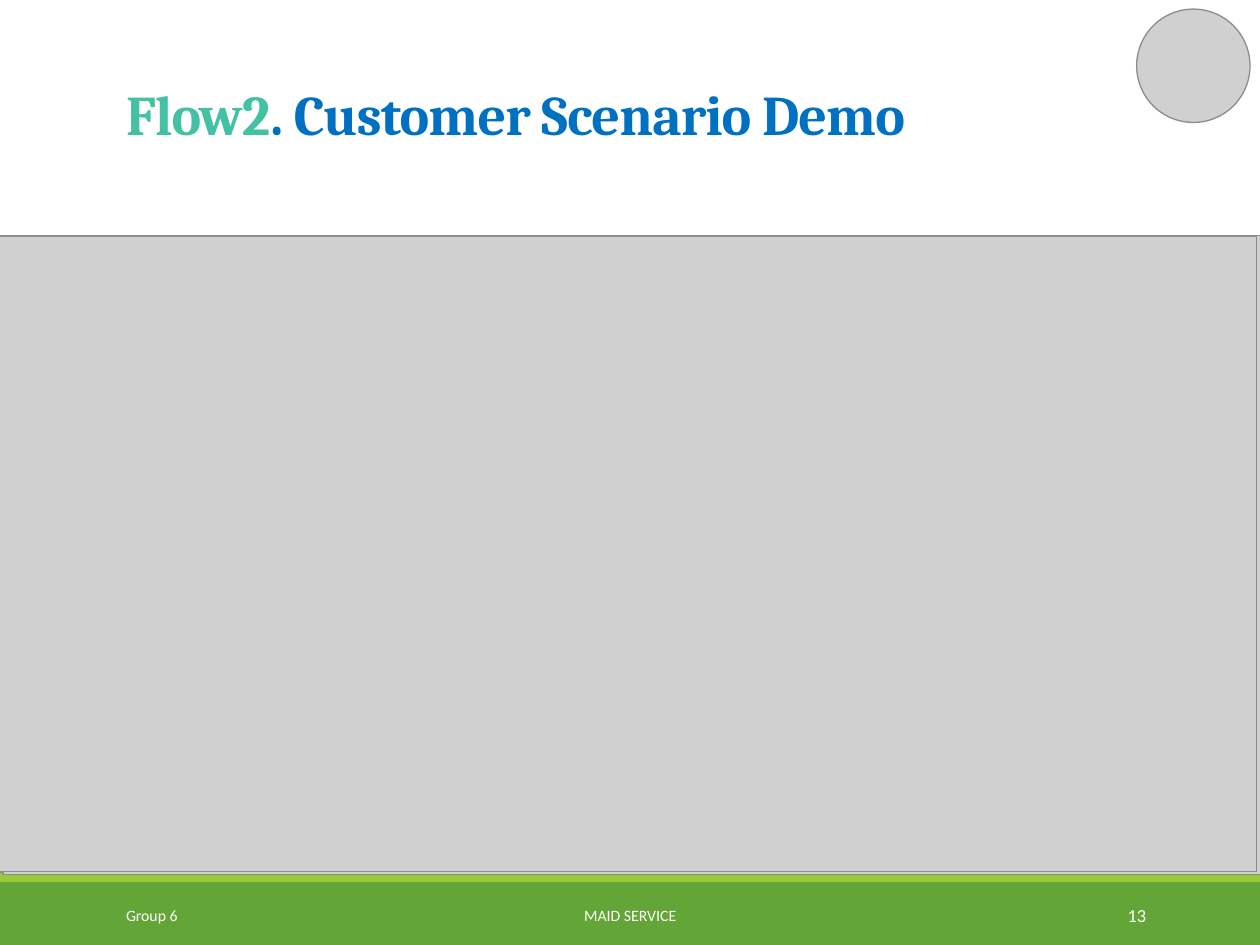
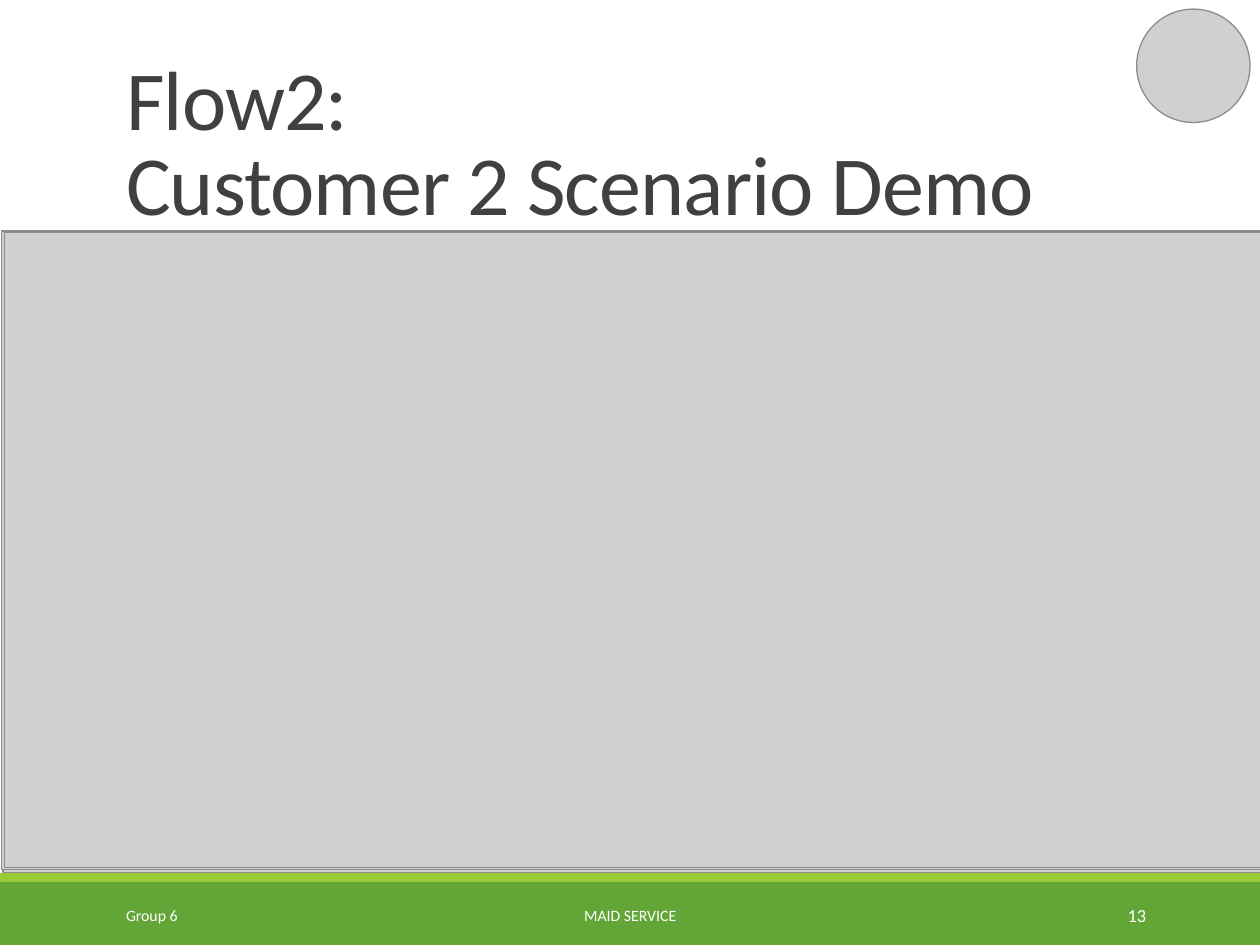
Before and after one commit to TuanBT/ms-website, a slide deck: slide 13 of Presentation/MS_Slide.pptx. Drawn at 1260x945 pixels with LibreOffice and Linux fonts; fonts in the diff are those of the drawing; grey boxes stand for pictures. Boxes give left, top, right and bottom in pixels: in the first picture for what was removed or moved away, otherwise in the second. Text is boxed around its words. In the diff, an @@ line names an element or a change of style, - is before the commit and + after.

```diff
--- a/Presentation/MS_Slide.pptx
+++ b/Presentation/MS_Slide.pptx
@@ title at bbox=[126, 71, 1033, 235]: text changed; size 32 to 48 pt; font Cambria to Calibri; text colour #0070C0 to #404040; bold off @@
-Flow2. Customer Scenario Demo
+Flow2:
+Customer 2 Scenario Demo
@@ picture removed at bbox=[0, 236, 1260, 873] @@
@@ picture removed at bbox=[0, 236, 1259, 873] @@
@@ picture: place and size @@
-picture at bbox=[3, 236, 1260, 874]
+picture at bbox=[1, 231, 1260, 869]
@@ picture: place and size @@
-picture at bbox=[0, 237, 1257, 872]
+picture at bbox=[4, 232, 1260, 867]
```
Also in this commit, not shown: 4 other slides changed.
